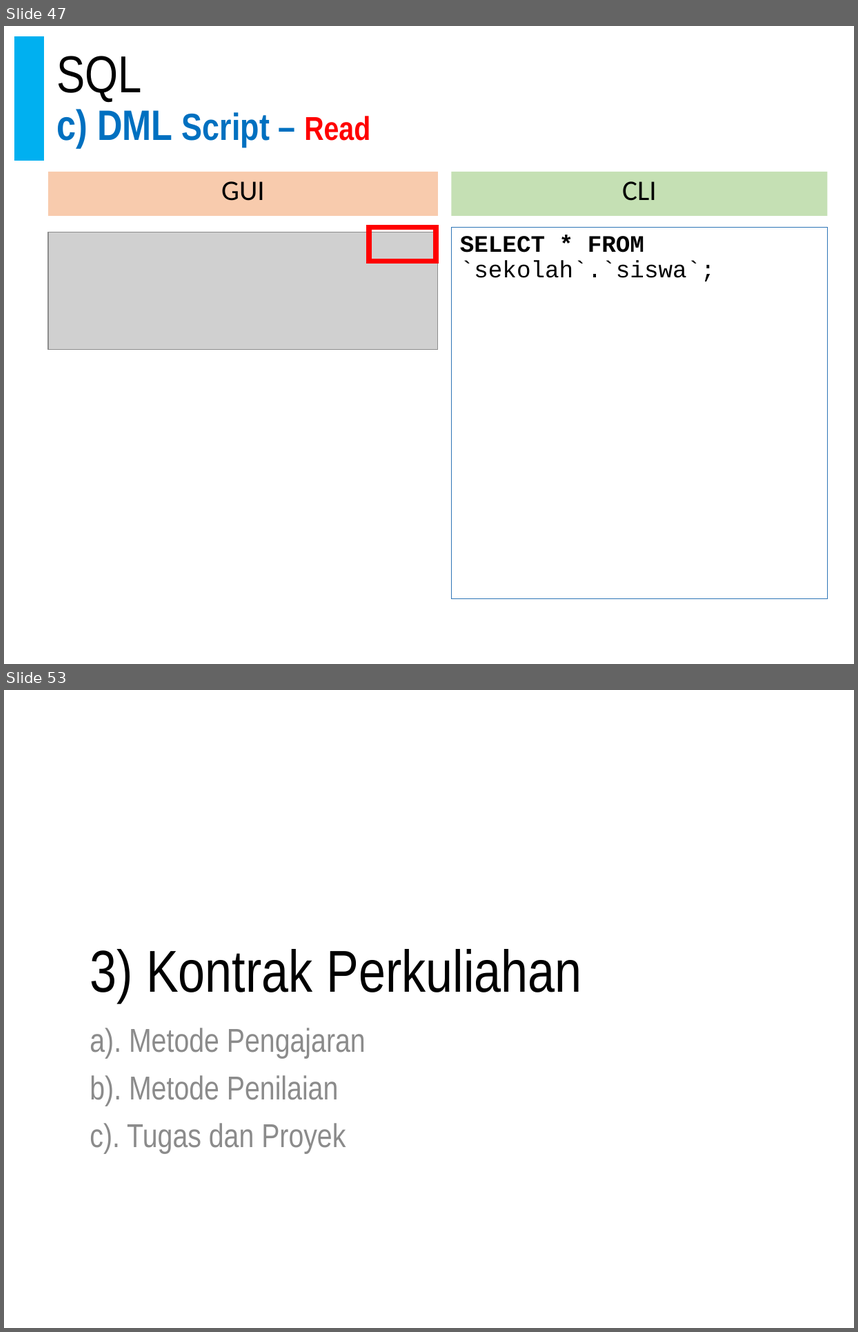
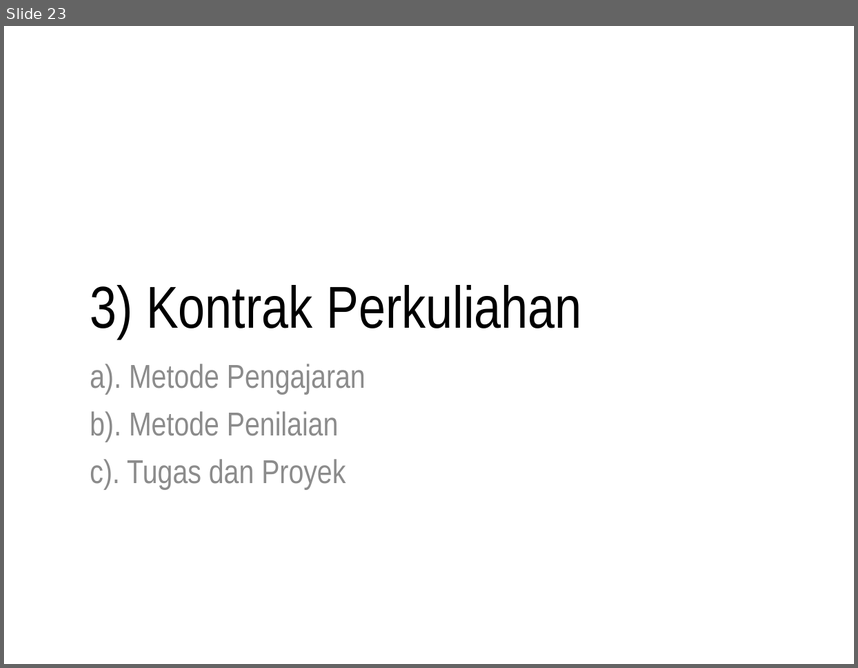
Before and after one commit to doniaft/Pengelolaan-Basis-Data, a slide deck: 1. Bahan Ajar/01. Pengelolaan Basis Data - Pendahuluan.pptx. Shown one above the other, each under a label of ours: slides 47 and 53 before the commit, slide 23 after it; the slides between them are not shown. The pictures are 858x1332 and 858x668 pixels, drawn with LibreOffice and Linux fonts; fonts in the diff are those of the drawing; grey boxes stand for pictures. Boxes give left, top, right and bottom in pixels: in the first picture for what was removed or moved away, otherwise in the second. Text is boxed around its words. In the diff, an @@ line names an element or a change of style, - is before the commit and + after.

```diff
--- a/1. Bahan Ajar/01. Pengelolaan Basis Data - Pendahuluan.pptx
+++ b/1. Bahan Ajar/01. Pengelolaan Basis Data - Pendahuluan.pptx
@@ slide 47 removed at [4,26,854,664], background #FFFFFF; not listed: 1 template element that a slide beside it also shows @@
@@ rectangle removed at [15,37,44,161] @@
@@ title removed at [56,56,370,148] @@
-SQL
-c) DML Script – Read
@@ rectangle removed at [48,172,437,216] @@
-GUI
@@ rectangle removed at [451,172,827,216] @@
-CLI
@@ picture removed at [48,232,437,349] @@
@@ rectangle removed at [369,227,436,261] @@
@@ text removed at [451,227,827,599] @@
-SELECT * FROM `sekolah`.`siswa`;
@@ what was slide 53 is now slide 23 @@
```
Also in this commit, not shown: 1 slide changed, 4 slides added, 33 other slides removed, 1 other file.
